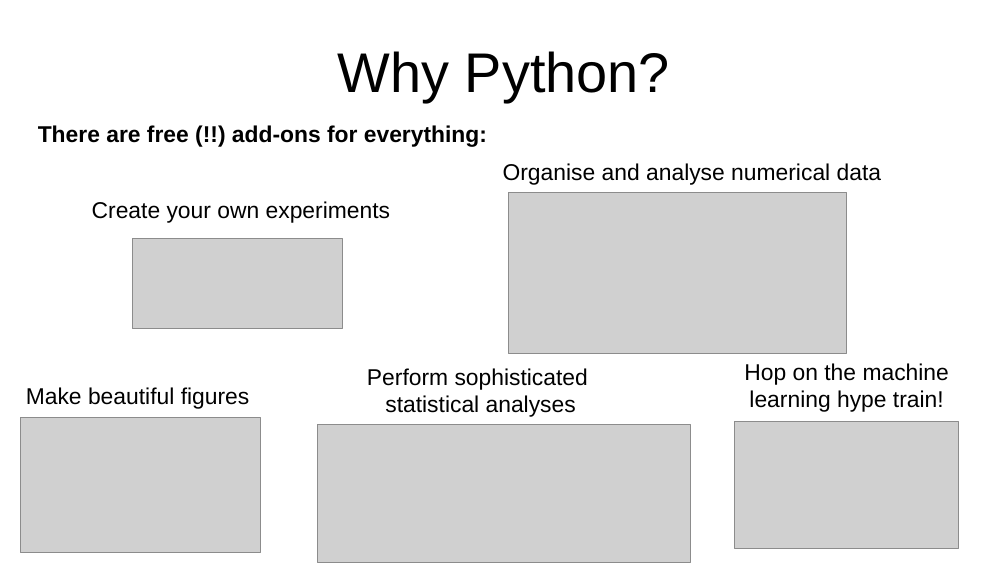
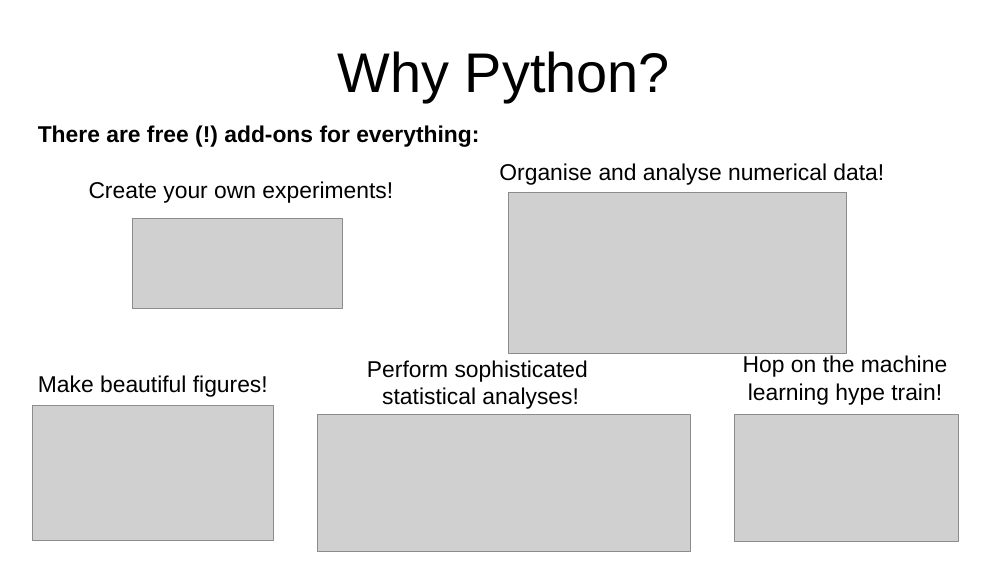
Before and after one commit to TimoFlesch/intro2python, a slide deck: slide 4 of slides/slides_2020.pptx. Drawn at 1008x567 pixels with LibreOffice and Linux fonts; fonts in the diff are those of the drawing; grey boxes stand for pictures. Boxes give left, top, right and bottom in pixels: in the first picture for what was removed or moved away, otherwise in the second. Text is boxed around its words. In the diff, an @@ line names an element or a change of style, - is before the commit and + after.

Commit message:
updated slides

```diff
--- a/slides/slides_2020.pptx
+++ b/slides/slides_2020.pptx
@@ text at bbox=[38, 125, 479, 147]: text changed @@
-There are free (!!) add-ons for everything:
+There are free (!) add-ons for everything:
@@ text at bbox=[499, 163, 884, 185]: text changed @@
-Organise and analyse numerical data
+Organise and analyse numerical data!
@@ text at bbox=[89, 181, 393, 203]: text changed @@
-Create your own experiments
+Create your own experiments!
@@ picture: place and size @@
-picture at bbox=[133, 239, 343, 328]
+picture at bbox=[133, 219, 343, 308]
@@ text "Perform sophisticated": place and size @@
-text "Perform sophisticated" at bbox=[367, 368, 588, 417]
+text "Perform sophisticated" at bbox=[367, 360, 588, 409]
@@ text "Hop on the machine learning ...": place and size @@
-text "Hop on the machine learning ..." at bbox=[744, 363, 949, 412]
+text "Hop on the machine learning ..." at bbox=[743, 355, 947, 405]
@@ text at bbox=[38, 375, 268, 397]: text changed @@
-Make beautiful figures
+Make beautiful figures!
@@ text at bbox=[382, 387, 578, 409]: text changed @@
-statistical analyses
+statistical analyses!
@@ picture: place and size @@
-picture at bbox=[20, 418, 261, 552]
+picture at bbox=[33, 405, 273, 540]
@@ picture: place and size @@
-picture at bbox=[317, 425, 691, 563]
+picture at bbox=[317, 415, 691, 552]
@@ picture: place and size @@
-picture at bbox=[735, 422, 960, 549]
+picture at bbox=[735, 415, 960, 542]
```
Also in this commit, not shown: 4 other slides changed, 3 other files.
